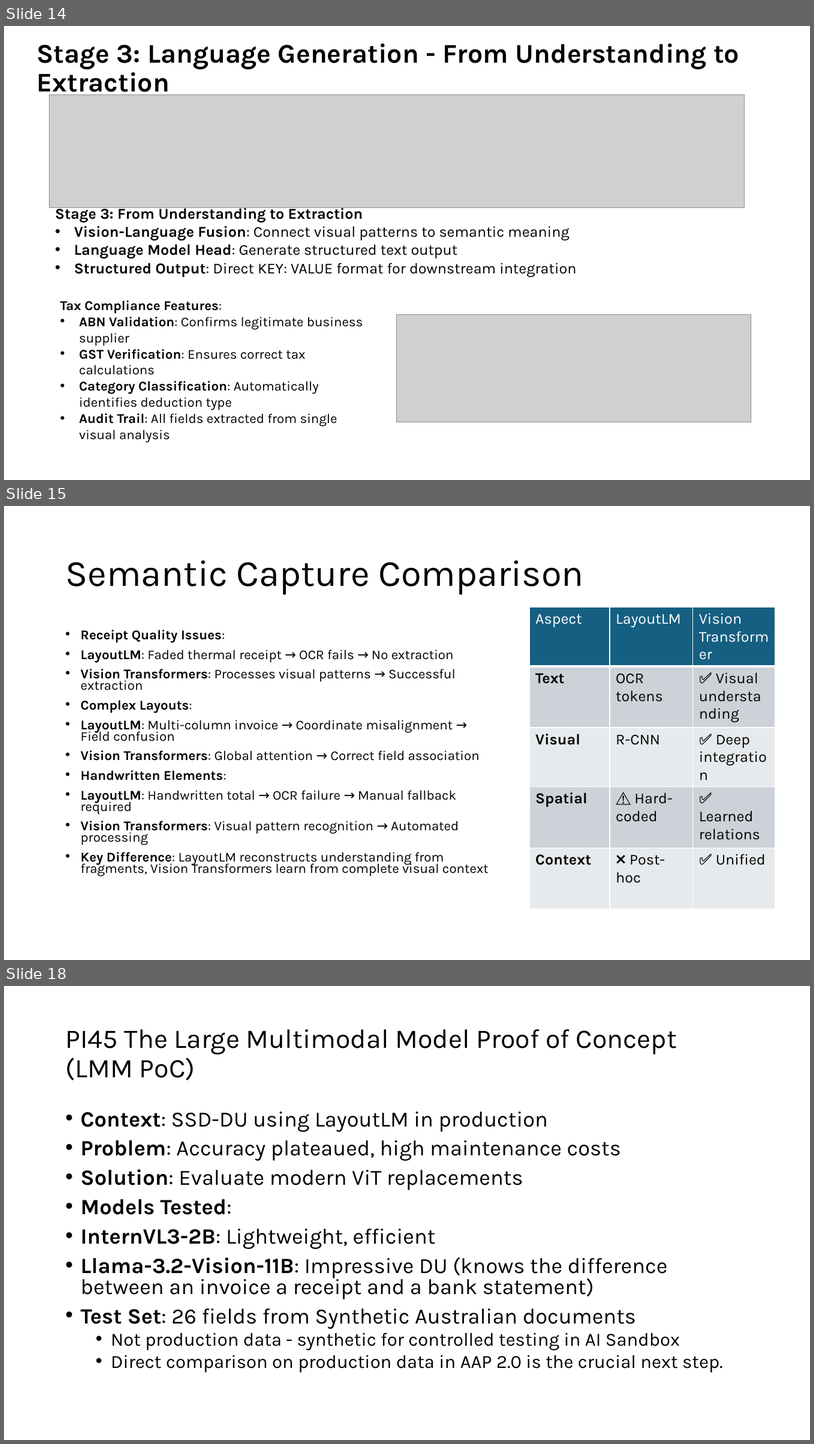
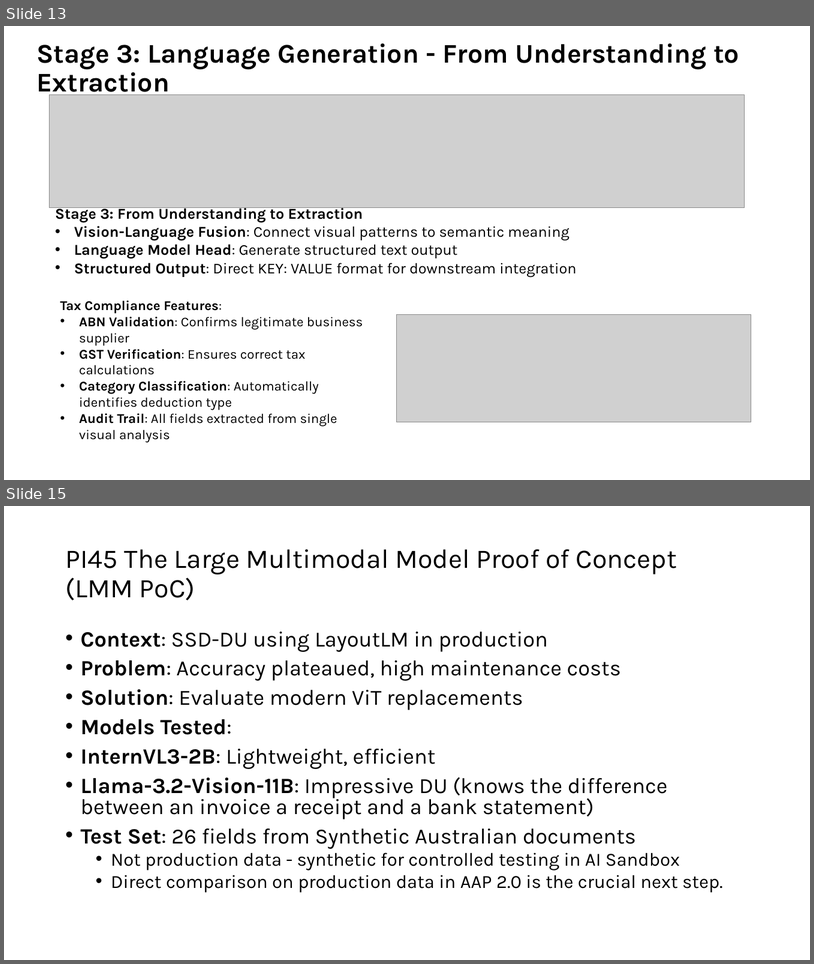
Before and after one commit to tmnestor/unified_vision_processor_minimal, a slide deck: presentation_materials/vision_transformers.pptx. Shown one above the other, each under a label of ours: slides 14, 15 and 18 before the commit, slides 13 and 15 after it; the slides between them are not shown. The pictures are 814x1444 and 814x964 pixels, drawn with LibreOffice and Linux fonts; fonts in the diff are those of the drawing; grey boxes stand for pictures. Boxes give left, top, right and bottom in pixels: in the first picture for what was removed or moved away, otherwise in the second. Text is boxed around its words. In the diff, an @@ line names an element or a change of style, - is before the commit and + after.

Commit message:
✨ feat: update presentation materials for Vision Transformers with improved content and visuals

```diff
--- a/presentation_materials/vision_transformers.pptx
+++ b/presentation_materials/vision_transformers.pptx
@@ slide 15 removed at box(4, 506, 810, 960), background #FFFFFF @@
@@ title removed at box(65, 560, 584, 595) @@
-Semantic Capture Comparison
@@ table removed at box(530, 607, 776, 893), 5 rows, 3 columns @@
-Aspect | LayoutLM | Vision Transformer
-Text | OCR tokens | ✅ Visual understanding
-Visual | R-CNN | ✅ Deep integration
-Spatial | ⚠️ Hard-coded | ✅ Learned relations
-Context | ❌ Post-hoc | ✅ Unified
@@ text removed at box(81, 630, 489, 876) @@
-• Receipt Quality Issues:
-• LayoutLM: Faded thermal receipt → OCR fails → No extraction
-• Vision Transformers: Processes visual patterns → Successful extraction
-• Complex Layouts:
-• LayoutLM: Multi-column invoice → Coordinate misalignment → Field confusion
-• Vision Transformers: Global attention → Correct field association
-• Handwritten Elements:
-• LayoutLM: Handwritten total → OCR failure → Manual fallback required
-• Vision Transformers: Visual pattern recognition → Automated processing
-• Key Difference: LayoutLM reconstructs understanding from fragments, Vision Transformers learn from complete visual context
@@ what was slide 14 is now slide 13 @@
@@ what was slide 18 is now slide 15 @@
```
Also in this commit, not shown: 7 slides changed, 3 slides added, 5 other slides removed.
